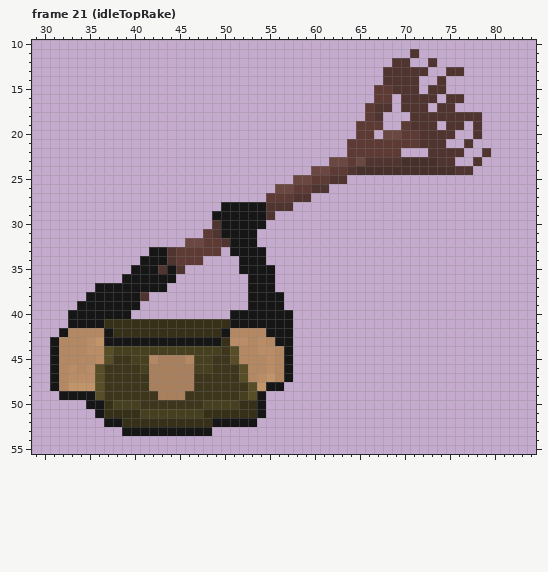
Two versions of one pixel-art file, Assets/Sprites/playerSprites.ase. This is how it looked before the edit.
88x88 pixels, 61 frames. Colours within 5 levels of each other are drawn and written as one. Shown: frame 21 (idleTopRake): x 29..84, y 10..55.
Now the later version:
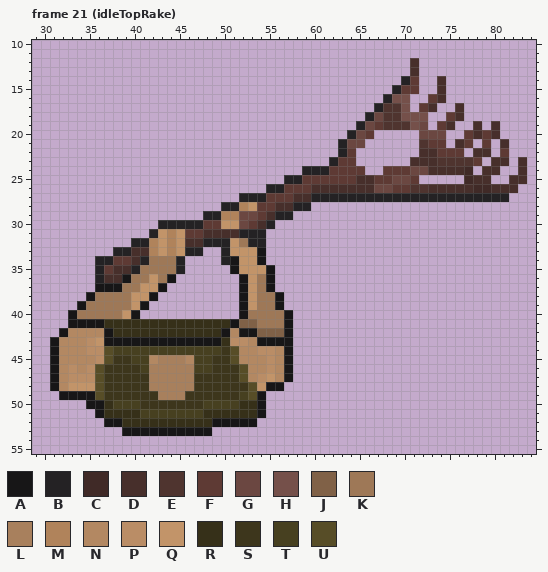
Palette (. is transparent): A #171617  B #242224  C #402a27  D #472f2b  E #4f342f  F #5e3a34  G #6b4741  H #75504a  J #806147  K #9e7857  L #a8805d  M #b0835b  N #b38862  P #ba8d66  Q #c29469  R #363019  S #3d361c  T #474020  U #574d27
Commit message: Rake preswing1 made.
The edit:
Frame 21 (idleTopRake), layer "MainLayer":
y 11: x 71 E -> .
y 12: x 69..71 EE. -> ..D; x 73 E -> .
y 13: x 68..72 EEEEE -> ...D.; x 75..76 EE -> ..
y 14: x 68..71 EEEE -> ..BF; x 74 E -> D
y 15: x 67..71 FFEEE -> ..BFF; x 73..74 EE -> .D
y 16: x 67..76 FF.EEEE.EE -> .BHH..FD..
y 17: x 66..67 FE -> .B; x 69..76 .EEE.EE. -> EH.FD..D
y 18: x 66..78 FE...EEEEEEEE -> BGEEHHH..FD..
y 19: x 65..66 FF -> BG; x 68..76 ..FEEE.EE -> EEEHG.FD.; x 78 E -> D; x 80 . -> D
y 20: x 64..65 .F -> BG; x 68..75 GGFFEEEE -> ....GGG.; x 77..80 .E.. -> FDFD
y 21: x 63..71 .FFFFFFFF -> BGG......; x 73..74 EE -> FF; x 76..77 .E -> DF; x 79 . -> F; x 81 . -> D
y 22: x 63 . -> B; x 65..69 FFFFF -> .....; x 72..76 .EEEE -> DDFFF; x 78..79 .E -> DD; x 81 . -> F
y 23: x 62..63 GG -> BF; x 65..70 GEEEED -> ......; x 76..78 ..E -> EEF; x 80..81 .. -> DD; x 83 . -> D
y 24: x 59..61 .GG -> BBB; x 64..72 EDDDDDDDD -> FF..FFFGG; x 76..77 EE -> DC; x 79..80 .. -> DD; x 83 . -> D
y 25: x 57..59 .GG -> BBF; x 62..71 EE........ -> FFFDDFFGGF; x 77..79 ... -> CDD; x 82..83 .. -> DD
y 26: x 55..57 .GG -> BBF; x 60..82 EE..................... -> DDDDDDDGGFFEEDDDDDCCDDD
y 27: x 52..54 ... -> BBB; x 58..81 EE...................... -> DDBBBBBBBBBBBBBBBBBBBBBB
y 28: x 50..59 AAAAAEEE.. -> BBMQFFDDBB
y 29: x 48..57 .AAAAAAE.. -> BBMMGGFDBB
y 30: x 43..55 ......EAAAAA. -> BBBBBFFQQGFDB
y 31: x 42..54 ......FEAAAA. -> BQMQFFDDDDBBB
y 32: x 40..54 ......GGFFEAAA. -> BBMQMQDDBBBQKBB
y 33: x 38..53 ....AAEFFFFF.AAA -> BBDDMQMQBB..BQQQ
y 34: x 36..47 .....AAAEFFF -> BBFFDBKKKB..; x 50..53 ..AA -> BAQQ
y 35: x 36..45 ....AAAEAE -> BFDDBKKKKB; x 51..54 .AAA -> AQQQ
y 36: x 36..38 ... -> BDD; x 40..43 AAAA -> KKQK; x 52..54 .AA -> AQK
y 37: x 39..42 AAAA -> KKQQ; x 52..54 .AA -> AQK
y 38: x 36..42 AAAAAE. -> KKKKQQA; x 52..55 .AAA -> AQKK
y 39: x 35..41 AAAAAA. -> KKKKKQA; x 52..55 .AAA -> AQKK
y 40: x 34..40 AAAAAA. -> KKKKKQA; x 51 A -> .; x 53..56 AAAA -> KKKK
y 41: x 52..56 AAAAA -> JJKKK
y 42: x 52..56 NNNAA -> AAJJJ
y 43: x 54..55 PN -> AA
